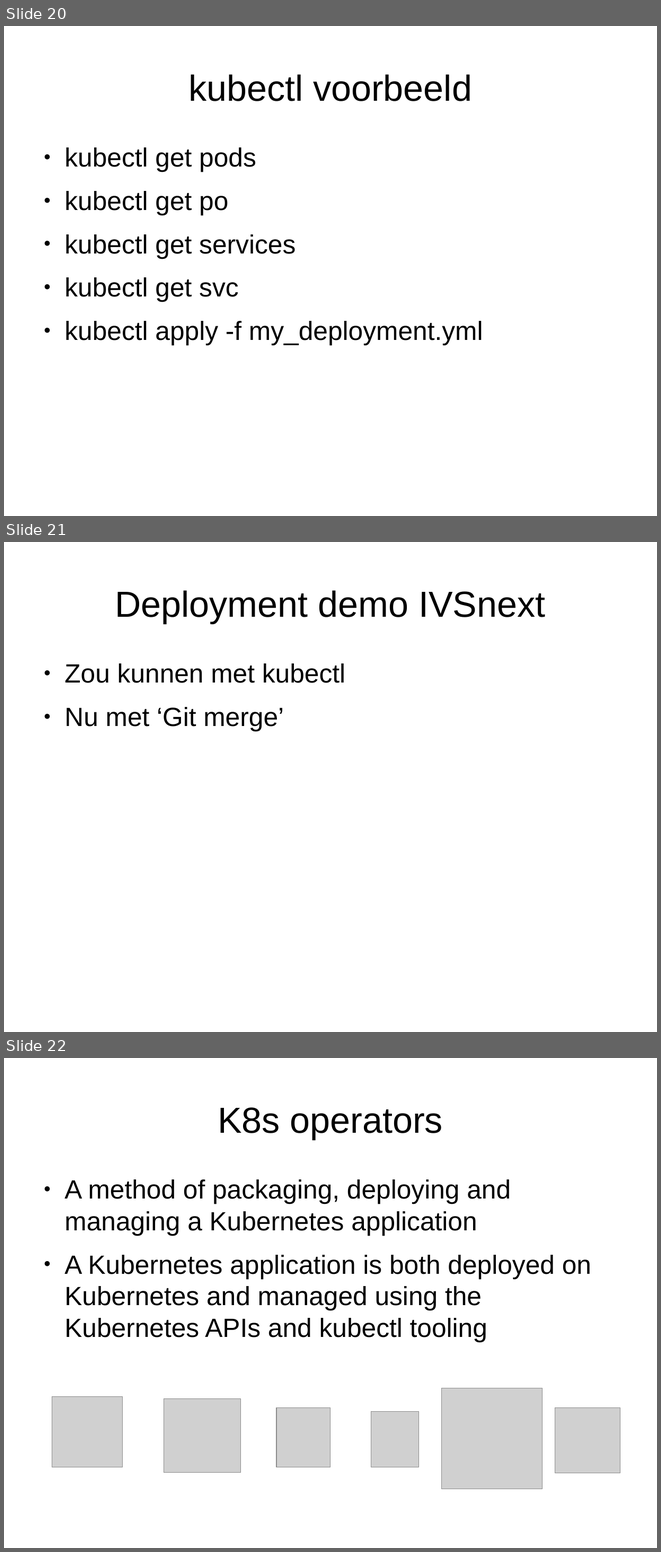
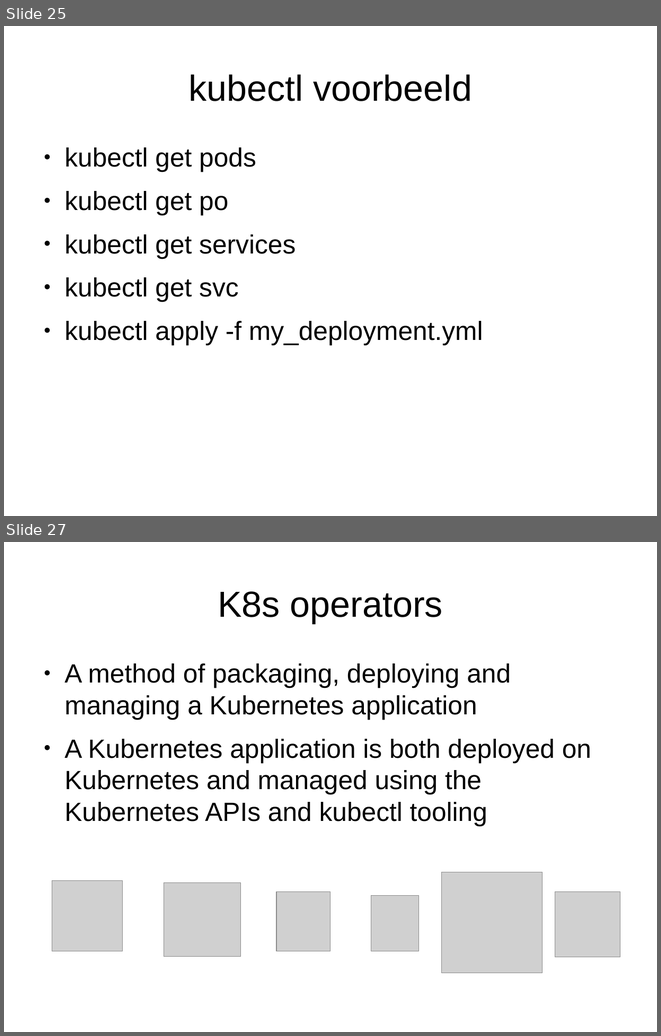
Before and after one commit to markbenschop/k8s-workshop, a slide deck: k8s_demo_proxy.odp. Shown one above the other, each under a label of ours: slides 20, 21 and 22 before the commit, slides 25 and 27 after it; the slides between them are not shown. The pictures are 661x1552 and 661x1036 pixels, drawn with LibreOffice and Linux fonts; fonts in the diff are those of the drawing; grey boxes stand for pictures. Boxes give left, top, right and bottom in pixels: in the first picture for what was removed or moved away, otherwise in the second. Text is boxed around its words. In the diff, an @@ line names an element or a change of style, - is before the commit and + after.

Commit message:
Updated k8s_demo_proxy.odp, removed k8s_demo.odp

```diff
--- a/k8s_demo_proxy.odp
+++ b/k8s_demo_proxy.odp
@@ slide 21 removed at (4,542,657,1032), background #FFFFFF @@
@@ title removed at (115,590,545,623) @@
-Deployment demo IVSnext
@@ text removed at (64,663,345,731) @@
-● Zou kunnen met kubectl
-● Nu met ‘Git merge’
@@ what was slide 20 is now slide 25 @@
@@ what was slide 22 is now slide 27 @@
```
Also in this commit, not shown: 4 slides changed, 9 slides added, 3 other slides removed, 1 other file.
